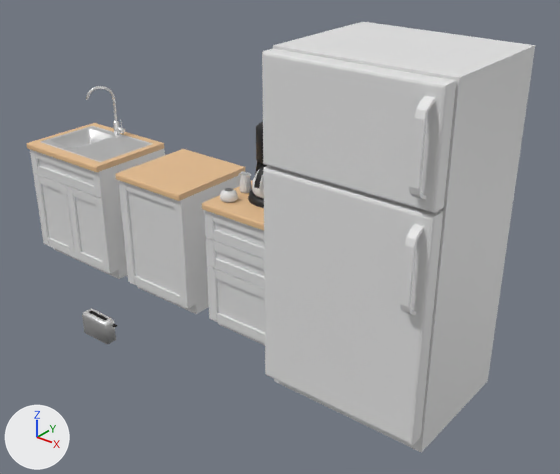
Two versions of the COLLADA model models/meshes/toaster.dae, one commit apart.
Both versions are drawn from a camera (50 mm lens) standing at (3.62, -2.66, 2.81) and looking at (0.92, 0.71, 0.72). Every picture has the same lights, and +X, +Y and +Z are marked at lower left. Where no turn or scale is listed for an object, it has been applied to the vertices.

In view in the first picture: 'CounterTop_Cabinet', 'CounterTop_Cabinet2', 'CounterTop_Sink', 'Faucet', 'Floor_unit1', 'Floor_unit_wide', 'Fridge', 'Milk_Pot', 'Sink_Kitchen', 'Sugar_Jar', 'Toaster', 'coffee_machine', 'cover_sink_wide', 'cover_small_big', 'cover_small_drawers', 'pot', 'pot_handle'.
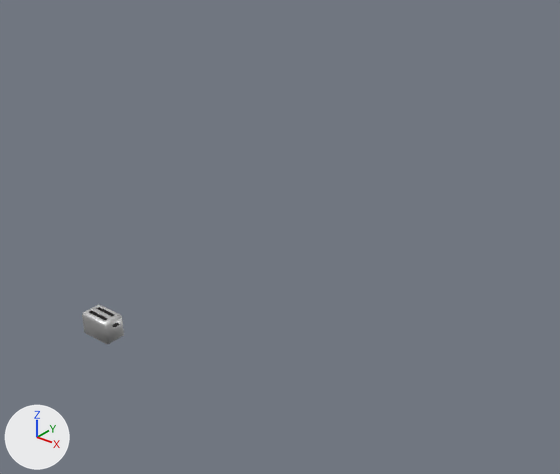
Boxes [x1, y1, x2, y2] around the edits, measured in the pictures (560 x 474 px):
'Fridge', deleted
    before: [262, 22, 535, 453]
'cover_sink_wide', deleted
    before: [30, 149, 112, 273]
'cover_small_big', deleted
    before: [118, 180, 190, 309]
'cover_small_drawers', deleted
    before: [204, 210, 265, 344]
'CounterTop_Cabinet', deleted (beige)
    before: [115, 149, 245, 201]
'Floor_unit1', deleted
    before: [137, 175, 241, 314]
'Floor_unit_wide', deleted
    before: [53, 149, 165, 279]
'Sink_Kitchen', deleted
    before: [40, 126, 153, 162]
'CounterTop_Sink', deleted (beige)
    before: [27, 123, 164, 172]
'CounterTop_Cabinet2', deleted (beige)
    before: [202, 180, 264, 231]
'coffee_machine', deleted (black)
    before: [248, 122, 264, 208]
'Faucet', deleted
    before: [86, 86, 125, 137]
'Milk_Pot', deleted
    before: [237, 171, 252, 193]
'Sugar_Jar', deleted
    before: [220, 188, 238, 203]
'pot', deleted
    before: [252, 165, 268, 199]
'pot_handle', deleted
    before: [254, 164, 267, 188]
'Floor_unit2', deleted
    before: [218, 323, 265, 345]

The change, as a list of edits to the scene's bpy script:
```text
Remove ob_fridge:
    ob_fridge = bpy.data.objects.new('Fridge', me_frdge)
    ob_fridge.location = (1.7, 0.7, 0.0)
Remove ob_milk_pot:
    ob_milk_pot = bpy.data.objects.new('Milk_Pot', me_milk_pot)
    ob_milk_pot.location = (0.59, 0.77, 0.92)
Remove ob_sugar_jar:
    ob_sugar_jar = bpy.data.objects.new('Sugar_Jar', me_sugar_jar)
    ob_sugar_jar.location = (0.6, 0.6, 0.92)
Remove ob_coffee_machine:
    ob_coffee_machine = bpy.data.objects.new('coffee_machine', me_coffee_machine)
    ob_coffee_machine.location = (0.8, 0.8, 0.92)
Remove ob_pot:
    ob_pot = bpy.data.objects.new('pot', me_pot)
    ob_pot.location = (0.8, 0.8, 0.958)
Remove ob_pot_handle:
    ob_pot_handle = bpy.data.objects.new('pot_handle', me_pot_handle)
    ob_pot_handle.location = (0.8, 0.8, 0.958)
Remove ob_sink_kitchen:
    ob_sink_kitchen = bpy.data.objects.new('Sink_Kitchen', me_plane_003)
    ob_sink_kitchen.location = (-0.9, 0.79, 0.92)
Remove ob_faucet:
    ob_faucet = bpy.data.objects.new('Faucet', me_mesh)
    ob_faucet.location = (-0.9, 0.995, 0.92)
Remove ob_floor_unit_wide:
    ob_floor_unit_wide = bpy.data.objects.new('Floor_unit_wide', me_floor_unit_wide)
    ob_floor_unit_wide.location = (-0.9, 0.8, 0.0)
Remove ob_countertop_sink:
    ob_countertop_sink = bpy.data.objects.new('CounterTop_Sink', me_counter_top_wide)
    ob_countertop_sink.location = (-0.9, 0.79, 0.92)
Remove ob_cover_sink_wide:
    ob_cover_sink_wide = bpy.data.objects.new('cover_sink_wide', me_cover_sink_wide)
    ob_cover_sink_wide.location = (-0.9, 0.5, 0.48)
Remove ob_floor_unit2:
    ob_floor_unit2 = bpy.data.objects.new('Floor_unit2', me_floor_unit_small)
    ob_floor_unit2.location = (0.8, 0.8, 0.0)
Remove ob_countertop_cabinet2:
    ob_countertop_cabinet2 = bpy.data.objects.new('CounterTop_Cabinet2', me_counter_top_small)
    ob_countertop_cabinet2.parent = ob_floor_unit2
    ob_countertop_cabinet2.location = (0.0, -0.01, 0.92)
Remove ob_cover_small_drawers:
    ob_cover_small_drawers = bpy.data.objects.new('cover_small_drawers', me_plane_001)
    ob_cover_small_drawers.location = (0.8, 0.5, 0.48)
Remove ob_floor_unit1:
    ob_floor_unit1 = bpy.data.objects.new('Floor_unit1', me_floor_unit_small)
    ob_floor_unit1.location = (0.0, 0.8, 0.0)
Remove ob_countertop_cabinet:
    ob_countertop_cabinet = bpy.data.objects.new('CounterTop_Cabinet', me_counter_top_small)
    ob_countertop_cabinet.parent = ob_floor_unit1
    ob_countertop_cabinet.location = (0.0, -0.01, 0.92)
Remove ob_cover_small_big:
    ob_cover_small_big = bpy.data.objects.new('cover_small_big', me_cover_small_big)
    ob_cover_small_big.location = (0.0, 0.5, 0.48)
```
